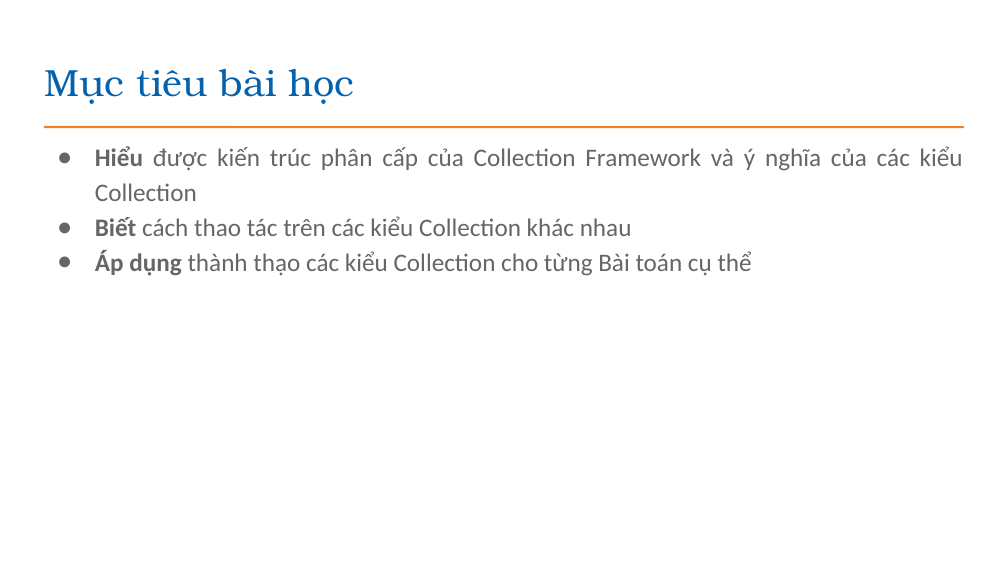
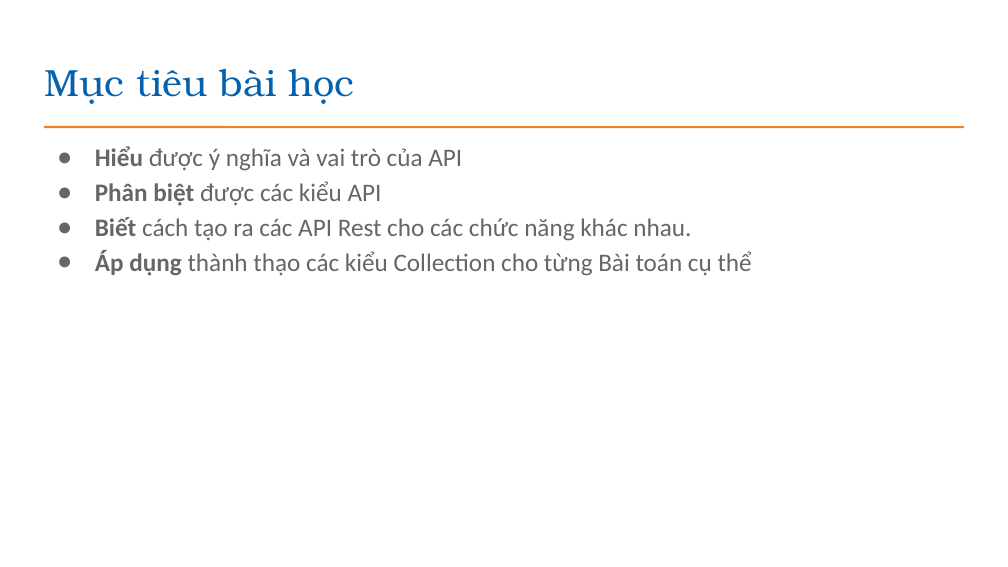
Before and after one commit to EdisonTechnologyAcademy/Java---Construction, a slide deck: slide 2 of presentations/Bài 23_Xay dung cac API Rest.pptx. Drawn at 1008x567 pixels with LibreOffice and Linux fonts; fonts in the diff are those of the drawing; background and template pictures are left out. Boxes give left, top, right and bottom in pixels: in the first picture for what was removed or moved away, otherwise in the second. Text is boxed around its words. In the diff, an @@ line names an element or a change of style, - is before the commit and + after.

```diff
--- a/presentations/Bài 23_Xay dung cac API Rest.pptx
+++ b/presentations/Bài 23_Xay dung cac API Rest.pptx
@@ text at box(95, 146, 691, 241): text changed @@
-● Hiểu được kiến trúc phân cấp của Collection Framework và ý nghĩa của các kiểu Collection
-● Biết cách thao tác trên các kiểu Collection khác nhau
+● Hiểu được ý nghĩa và vai trò của API
+● Phân biệt được các kiểu API
+● Biết cách tạo ra các API Rest cho các chức năng khác nhau.
```
Also in this commit, not shown: 2 other files.
